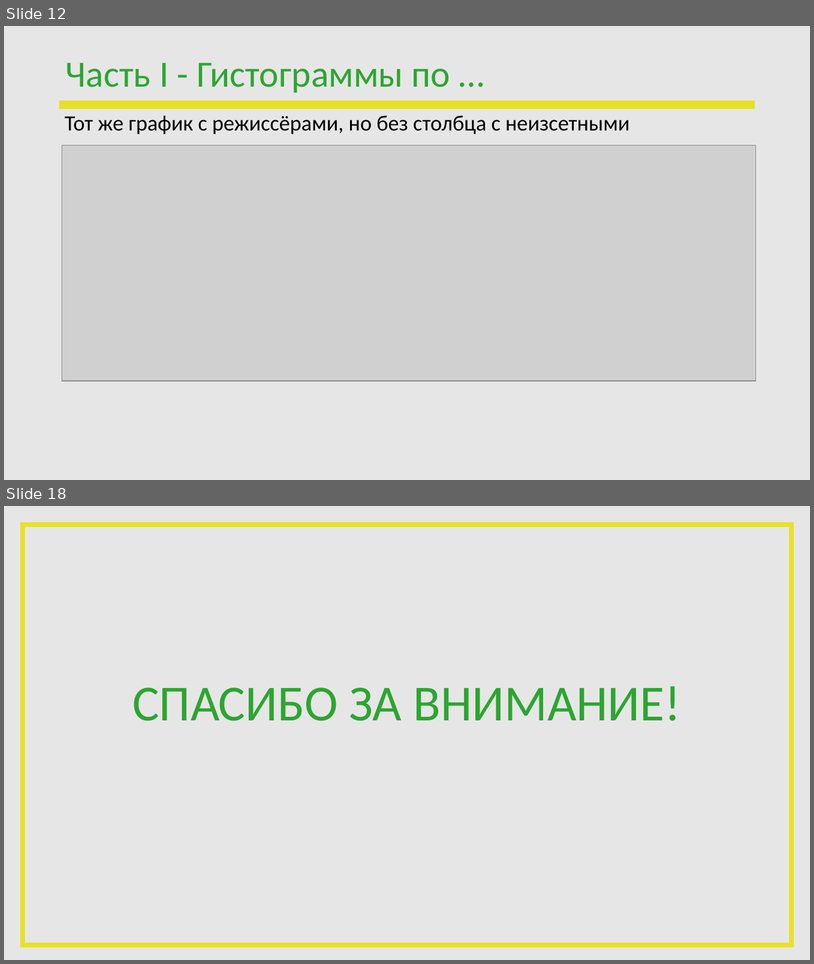
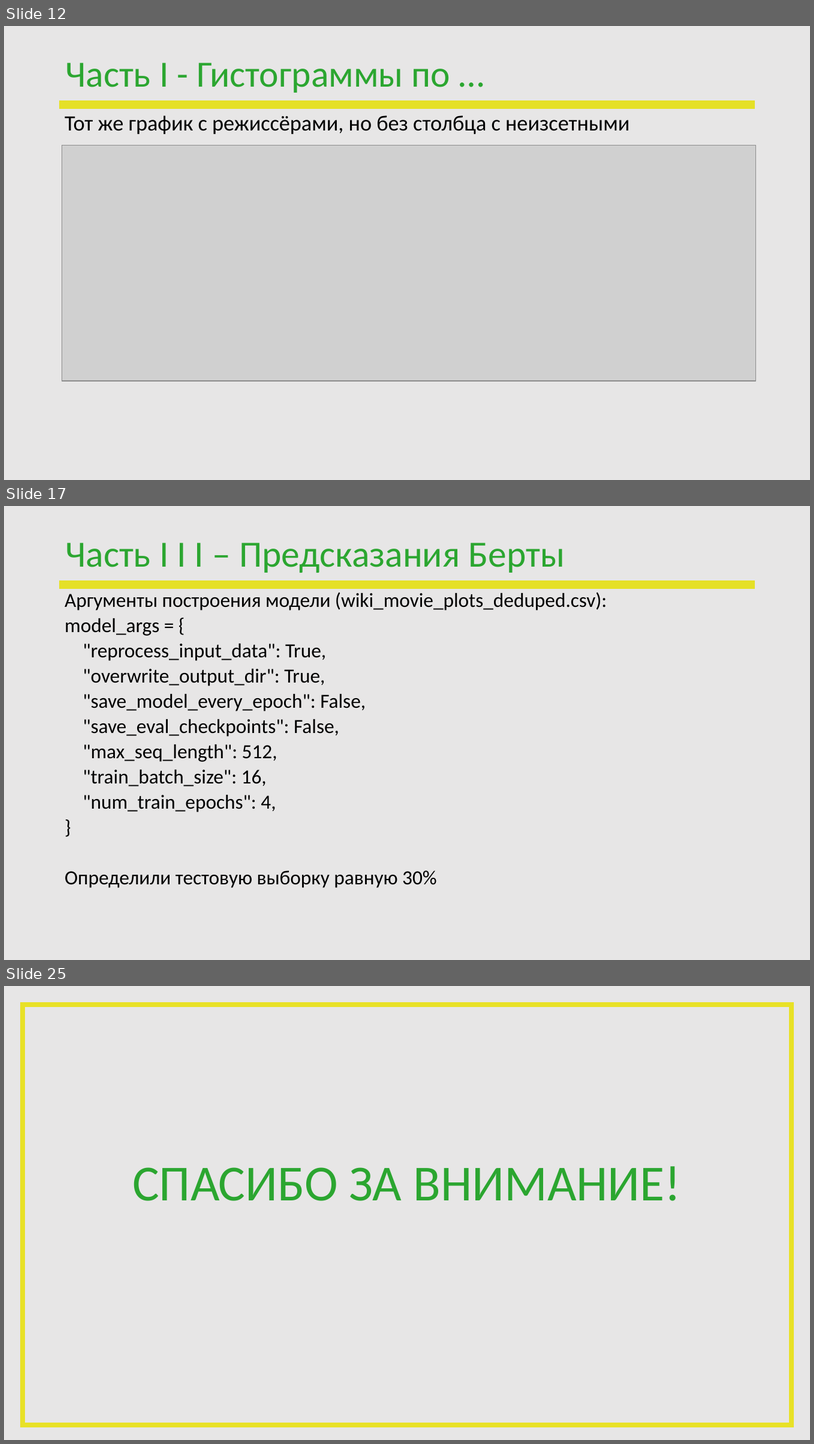
Before and after one commit to PavelVNovikov/DS_april_2022, a slide deck: Diplom/ПЕРЕЗАПУСК_DS_Novikov.pptx. Shown one above the other, each under a label of ours: slides 12 and 18 before the commit, slides 12, 17 and 25 after it; the slides between them are not shown. The pictures are 814x964 and 814x1444 pixels, drawn with LibreOffice and Linux fonts; fonts in the diff are those of the drawing; grey boxes stand for pictures; background and template pictures are left out. Boxes give left, top, right and bottom in pixels: in the first picture for what was removed or moved away, otherwise in the second. Text is boxed around its words. In the diff, an @@ line names an element or a change of style, - is before the commit and + after.

```diff
--- a/Diplom/ПЕРЕЗАПУСК_DS_Novikov.pptx
+++ b/Diplom/ПЕРЕЗАПУСК_DS_Novikov.pptx
@@ slide 17 added at box(4, 506, 810, 960), background #E7E6E6; not listed: 1 template element that a slide beside it also shows @@
@@ title added at box(65, 543, 565, 573), 44 pt, text #2BA630 @@
+Часть I I I – Предсказания Берты
@@ text added at box(65, 592, 607, 888), 23.8 pt, text #000000 @@
+Аргументы построения модели (wiki_movie_plots_deduped.csv):
+model_args = {
+"reprocess_input_data": True,
+"overwrite_output_dir": True,
+"save_model_every_epoch": False,
+"save_eval_checkpoints": False,
+"max_seq_length": 512,
+"train_batch_size": 16,
+"num_train_epochs": 4,
+}
+Определили тестовую выборку равную 30%
@@ what was slide 18 is now slide 25 @@
```
Also in this commit, not shown: 2 slides changed, 9 other slides added, 3 slides removed.
